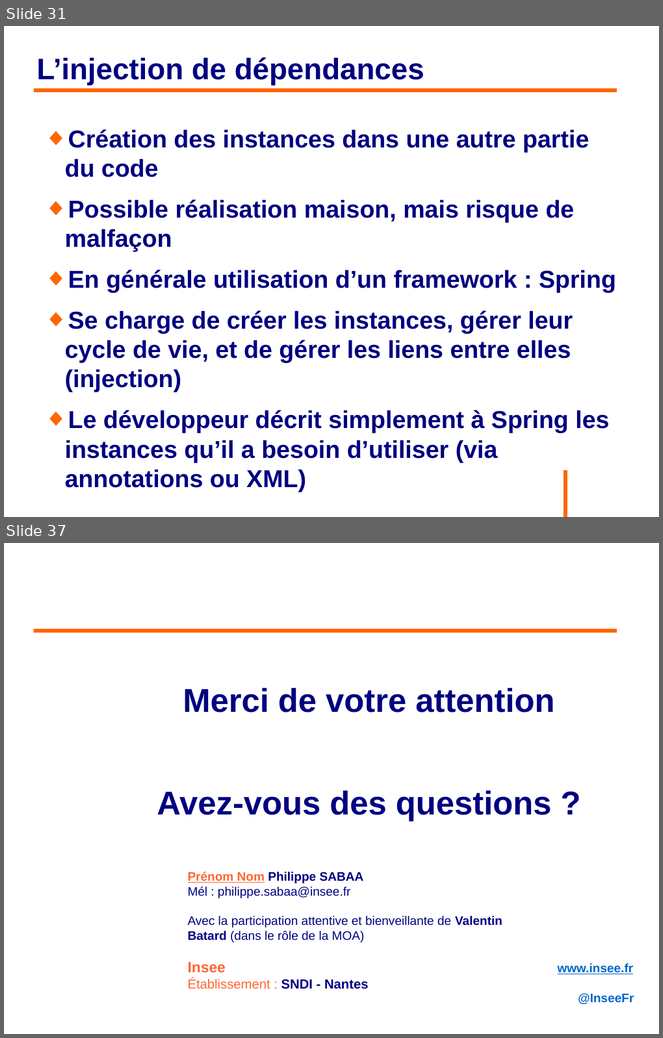
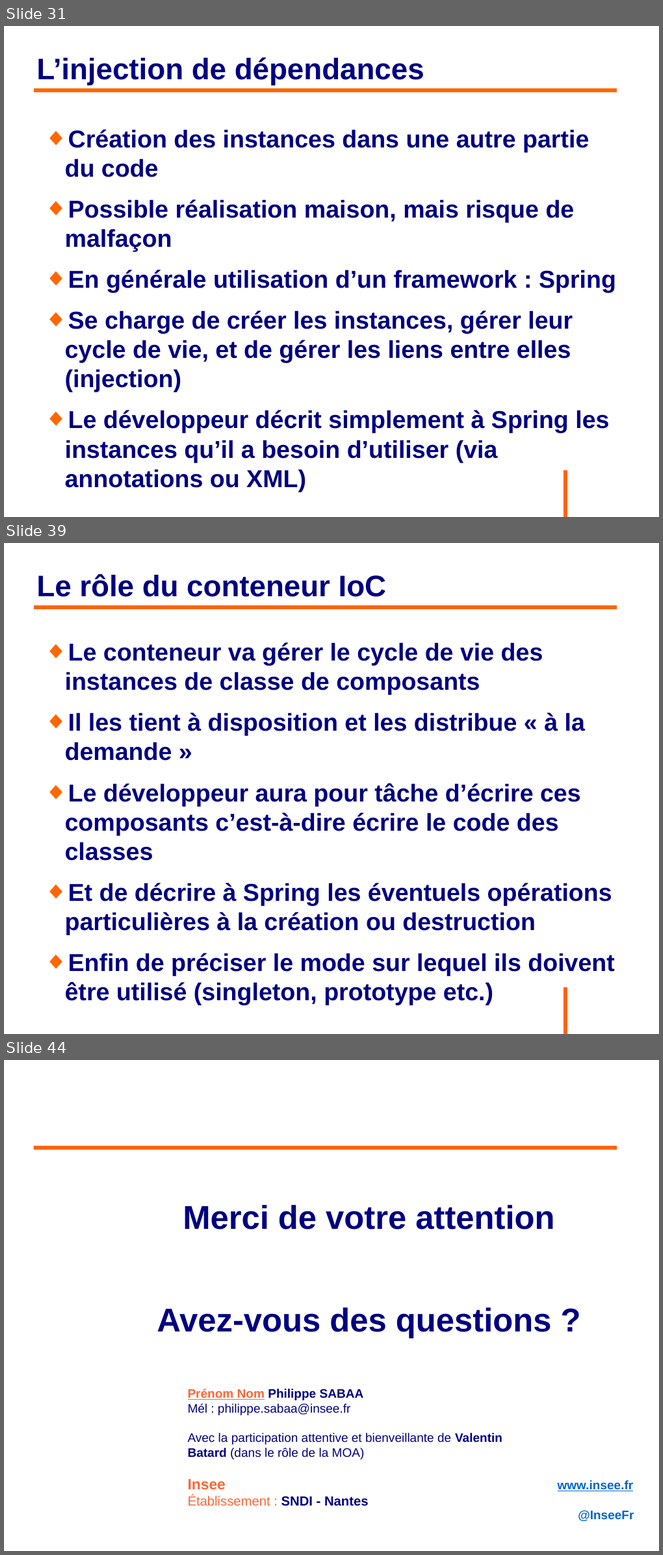
Before and after one commit to philphils/formation-spring, a slide deck: Documentation/diapo_formation_spring.odp. Shown one above the other, each under a label of ours: slides 31 and 37 before the commit, slides 31, 39 and 44 after it; the slides between them are not shown. The pictures are 663x1038 and 663x1555 pixels, drawn with LibreOffice and Linux fonts; fonts in the diff are those of the drawing; background and template pictures are left out. Boxes give left, top, right and bottom in pixels: in the first picture for what was removed or moved away, otherwise in the second. Text is boxed around its words. In the diff, an @@ line names an element or a change of style, - is before the commit and + after.

Commit message:
Fin partie conteneur

```diff
--- a/Documentation/diapo_formation_spring.odp
+++ b/Documentation/diapo_formation_spring.odp
@@ slide 39 added at bbox=[4, 543, 659, 1034], background #FFFFFF; not listed: 1 template element that a slide beside it also shows @@
@@ title added at bbox=[36, 574, 387, 597], 36 pt, text #000080, bold @@
+Le rôle du conteneur IoC
@@ line added from (34, 607) to (618, 607), #FF6600 4.54 pt @@
@@ text added at bbox=[65, 642, 615, 977], 29.6 pt, text #000080, bold @@
+◆ Le conteneur va gérer le cycle de vie des instances de classe de composants
+◆ Il les tient à disposition et les distribue « à la demande »
+◆ Le développeur aura pour tâche d’écrire ces composants c’est-à-dire écrire le code des classes
+◆ Et de décrire à Spring les éventuels opérations particulières à la création ou destruction
+◆ Enfin de préciser le mode sur lequel ils doivent être utilisé (singleton, prototype etc.)
@@ what was slide 37 is now slide 44 @@
```
Also in this commit, not shown: 3 slides changed, 8 other slides added, 2 slides removed.
